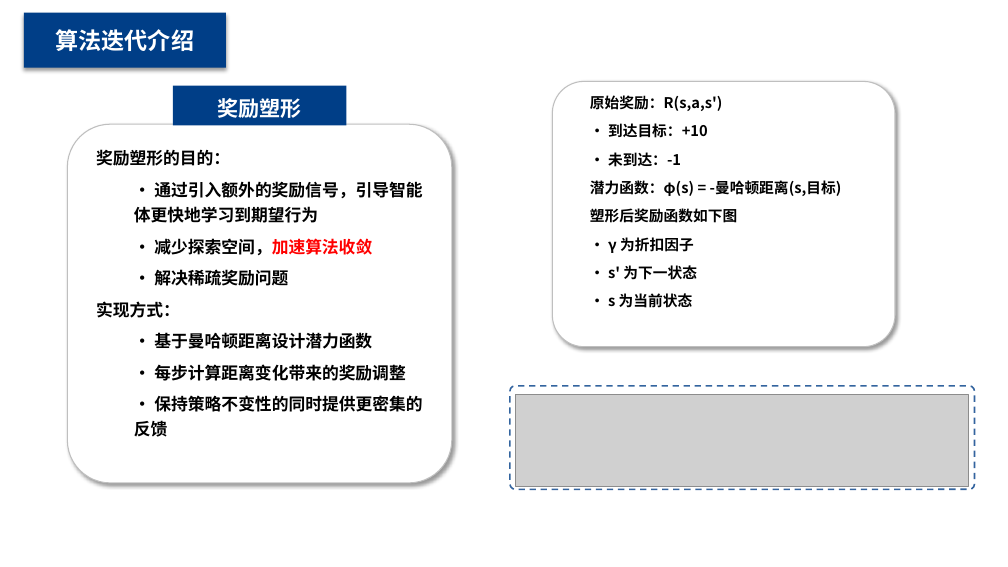
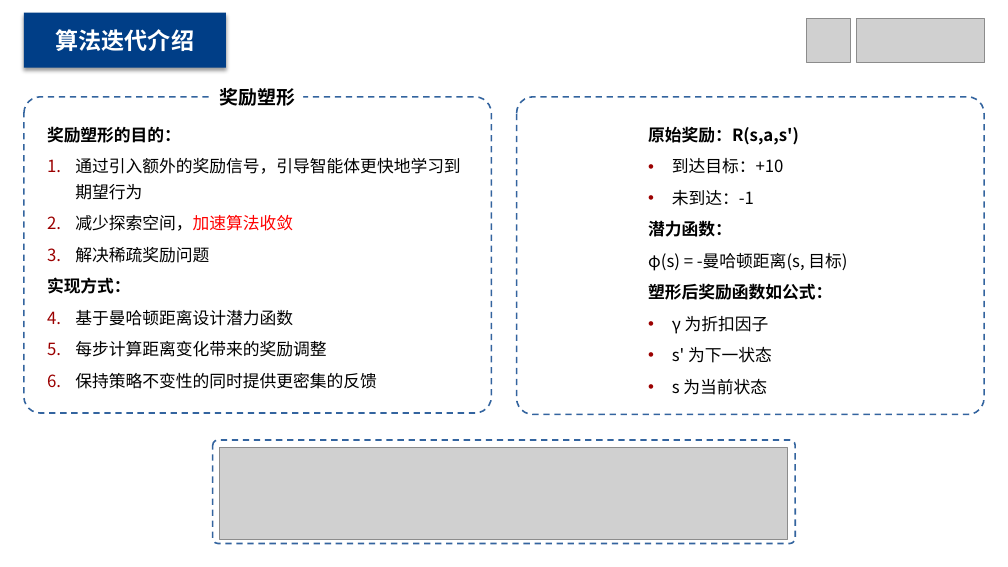
Before and after one commit to MinmusLin/Reinforcement_Learning_Based_Multi_Agent_Path_Finding, a slide deck: slide 9 of Presentation.pptx. Drawn at 1008x567 pixels with LibreOffice and Linux fonts; fonts in the diff are those of the drawing; grey boxes stand for pictures. Boxes give left, top, right and bottom in pixels: in the first picture for what was removed or moved away, otherwise in the second. Text is boxed around its words. In the diff, an @@ line names an element or a change of style, - is before the commit and + after.

```diff
--- a/Presentation.pptx
+++ b/Presentation.pptx
@@ picture added at (807,18,851,62) @@
@@ picture added at (856,18,984,62) @@
@@ text "奖励塑形": place and size @@
-text "奖励塑形" at (173,85,346,126)
+text "奖励塑形" at (220,88,296,106)
@@ text "奖励塑形" at (220,88,296,106): size 20 to 18 pt, text colour #FFFFFF to #000000; line spacing 1.25 to 1; vertical alignment middle to top; fill #003E87 to none @@
@@ rounded rectangle: place and size @@
-rounded rectangle at (67,124,452,482)
+rounded rectangle at (24,97,492,413)
@@ rounded rectangle at (24,97,492,413): fill #FFFFFF to #FFFFFF at 30% opacity; outline #BFBFBF 1 pt to #003E87 1.5 pt dashed; shadow off; proportions changed @@
@@ text "奖励塑形的目的：": place and size @@
-text "奖励塑形的目的：" at (96,149,422,437)
+text "奖励塑形的目的：" at (47,126,460,389)
@@ rounded rectangle at (516,97,984,414): fill #FFFFFF to #FFFFFF at 30% opacity; outline #BFBFBF 1 pt to #003E87 1.5 pt dashed; shadow off; proportions changed @@
@@ rounded rectangle: place and size @@
-rounded rectangle at (553,82,895,347)
+rounded rectangle at (516,97,984,414)
@@ text "原始奖励：R(s,a,s')": place and size @@
-text "原始奖励：R(s,a,s')" at (590,95,842,308)
+text "原始奖励：R(s,a,s')" at (648,126,847,395)
@@ text at (648,126,799,145): size 14 to 16 pt in "原始奖励：R(s,a,s')" @@
@@ text at (75,158,460,263): text changed; bold off @@
-  • 通过引入额外的奖励信号，引导智能体更快地学习到期望行为
-  • 减少探索空间，加速算法收敛
-  • 解决稀疏奖励问题
+1. 通过引入额外的奖励信号，引导智能体更快地学习到期望行为
+2. 减少探索空间，加速算法收敛
+3. 解决稀疏奖励问题
@@ text at (648,158,847,395): text changed; size 14 to 16 pt; bold off @@
-• 到达目标：+10
-• 未到达：-1
-潜力函数：φ(s) = -曼哈顿距离(s,目标)
-塑形后奖励函数如下图
-• γ 为折扣因子
-• s' 为下一状态
-• s 为当前状态
+• 到达目标：+10
+• 未到达：-1
+潜力函数：
+φ(s) = -曼哈顿距离(s, 目标)
+塑形后奖励函数如公式：
+• γ 为折扣因子
+• s' 为下一状态
+• s 为当前状态
@@ text at (75,310,377,389): text changed; bold off @@
-  • 基于曼哈顿距离设计潜力函数
-  • 每步计算距离变化带来的奖励调整
-  • 保持策略不变性的同时提供更密集的反馈
+1. 基于曼哈顿距离设计潜力函数
+2. 每步计算距离变化带来的奖励调整
+3. 保持策略不变性的同时提供更密集的反馈
@@ rounded rectangle: place and size @@
-rounded rectangle at (510,386,975,489)
+rounded rectangle at (212,440,796,544)
@@ picture: place and size @@
-picture at (516,395,969,486)
+picture at (220,448,788,539)
```
Also in this commit, not shown: 16 other slides changed, 1 slide added, 2 slides removed.
